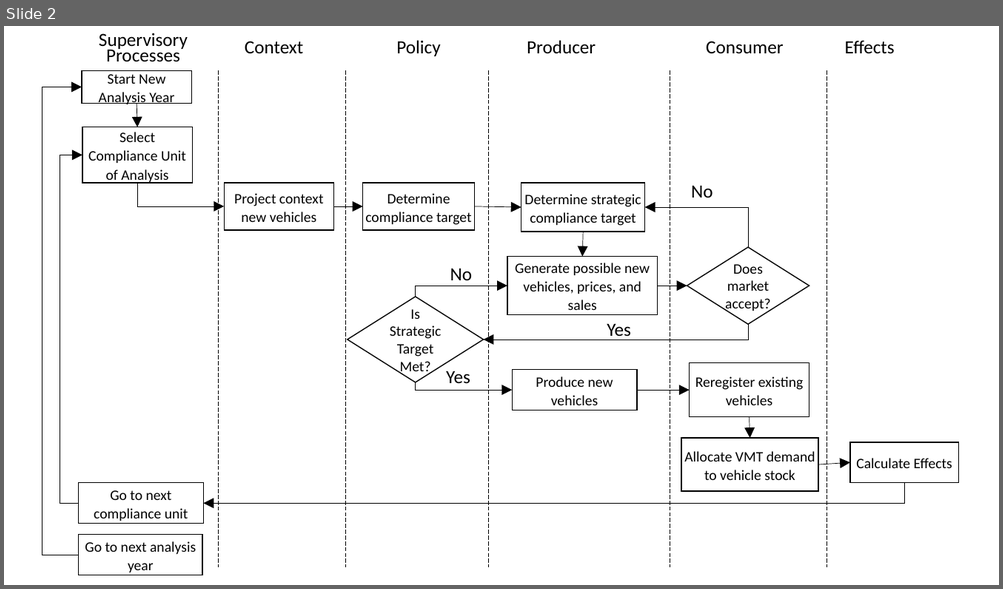
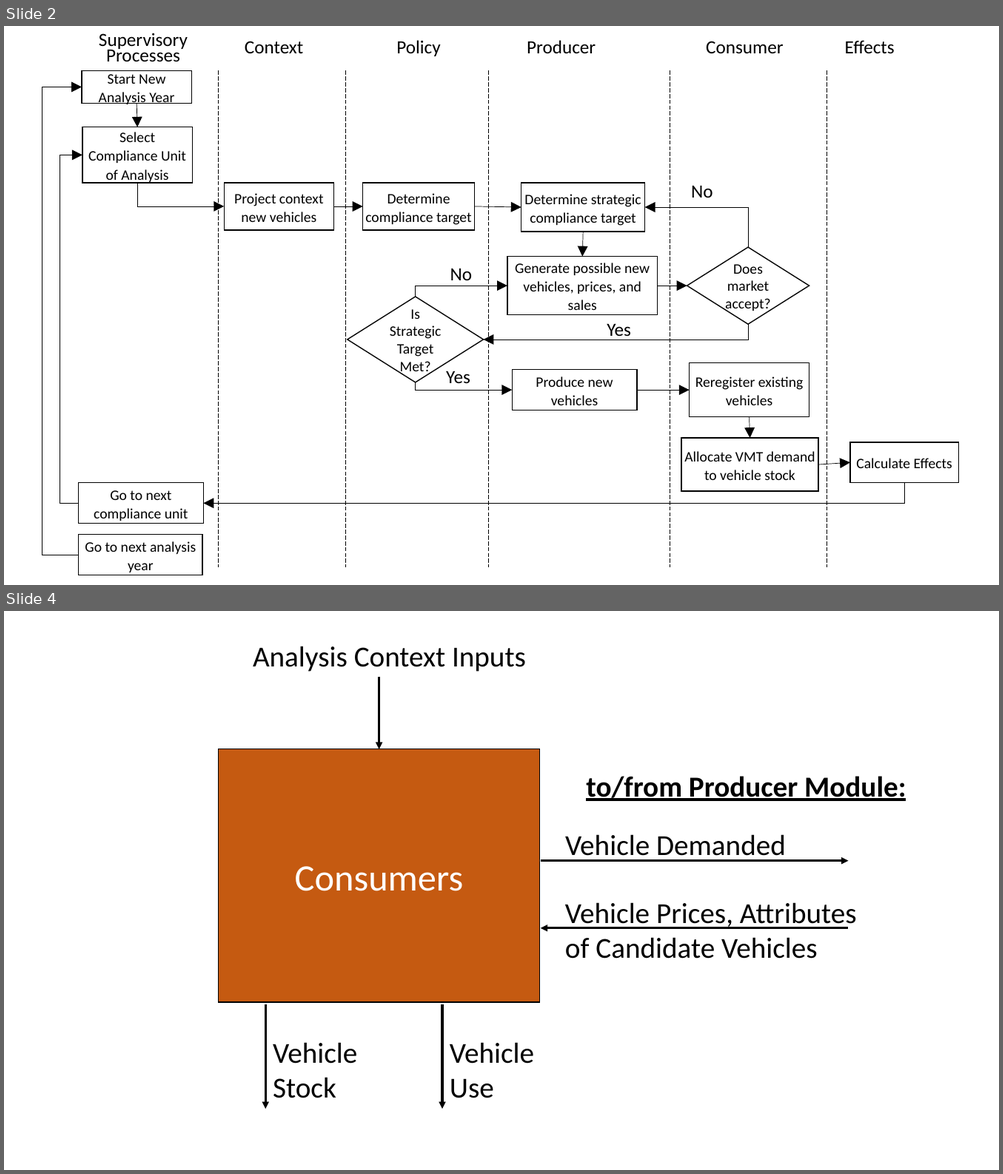
Before and after one commit to USEPA/EPA_OMEGA_Model, a slide deck: doc/source/_static/raw_figures.pptx. Shown one above the other, each under a label of ours: slide 2 before the commit, slides 2 and 4 after it; the slides between them are not shown. The pictures are 1003x589 and 1003x1174 pixels, drawn with LibreOffice and Linux fonts; fonts in the diff are those of the drawing. Boxes give left, top, right and bottom in pixels: in the first picture for what was removed or moved away, otherwise in the second. Text is boxed around its words. In the diff, an @@ line names an element or a change of style, - is before the commit and + after.

```diff
--- a/doc/source/_static/raw_figures.pptx
+++ b/doc/source/_static/raw_figures.pptx
@@ slide 4 added at bbox=[4, 611, 999, 1170], background #FFFFFF @@
@@ text added at bbox=[253, 646, 526, 672], 28 pt, text #000000 @@
+Analysis Context Inputs
@@ arrow added from (379, 677) to (379, 749), #000000 2.25 pt @@
@@ rectangle added at bbox=[219, 749, 540, 1002], fill #C55A11, outline #000000 1 pt, 36 pt, text #FFFFFF @@
+Consumers
@@ text added at bbox=[586, 776, 905, 801], 28 pt, text #000000, bold, underline @@
+to/from Producer Module:
@@ text added at bbox=[565, 834, 785, 862], 28 pt, text #000000 @@
+Vehicle Demanded
@@ arrow added from (540, 861) to (848, 861), #000000 2.25 pt @@
@@ text added at bbox=[565, 903, 856, 959], 28 pt, text #000000 @@
+Vehicle Prices, Attributes of Candidate Vehicles
@@ arrow added from (848, 928) to (540, 928), #000000 2.25 pt @@
@@ arrow added from (265, 1004) to (265, 1110), #000000 2.25 pt @@
@@ arrow added from (442, 1004) to (442, 1110), #000000 2.25 pt @@
@@ text added at bbox=[273, 1042, 357, 1099], 28 pt, text #000000 @@
+Vehicle Stock
@@ text added at bbox=[449, 1042, 534, 1099], 28 pt, text #000000 @@
+Vehicle Use
```
Also in this commit, not shown: 1 slide changed, 4 other slides added, 5 other files.
